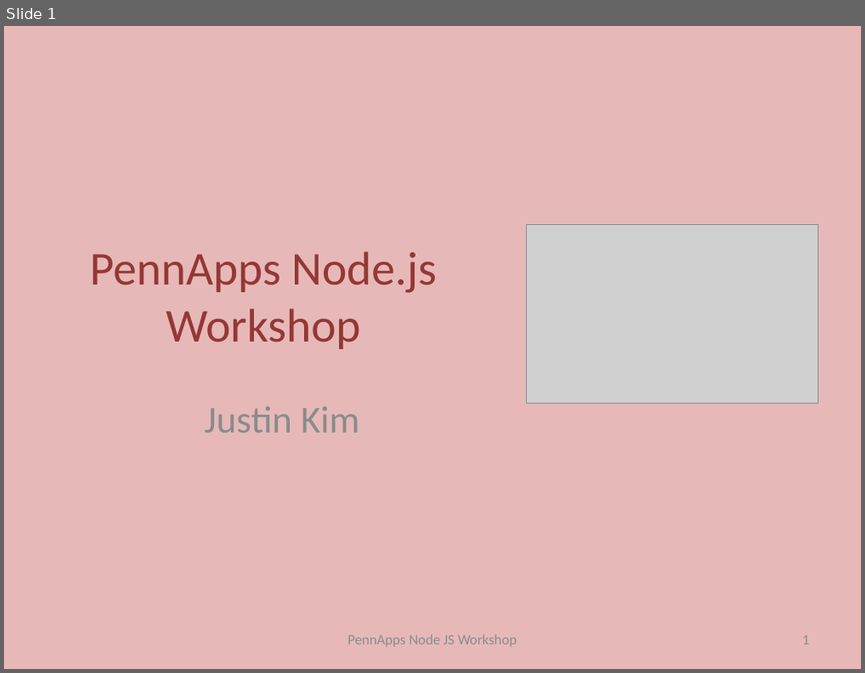
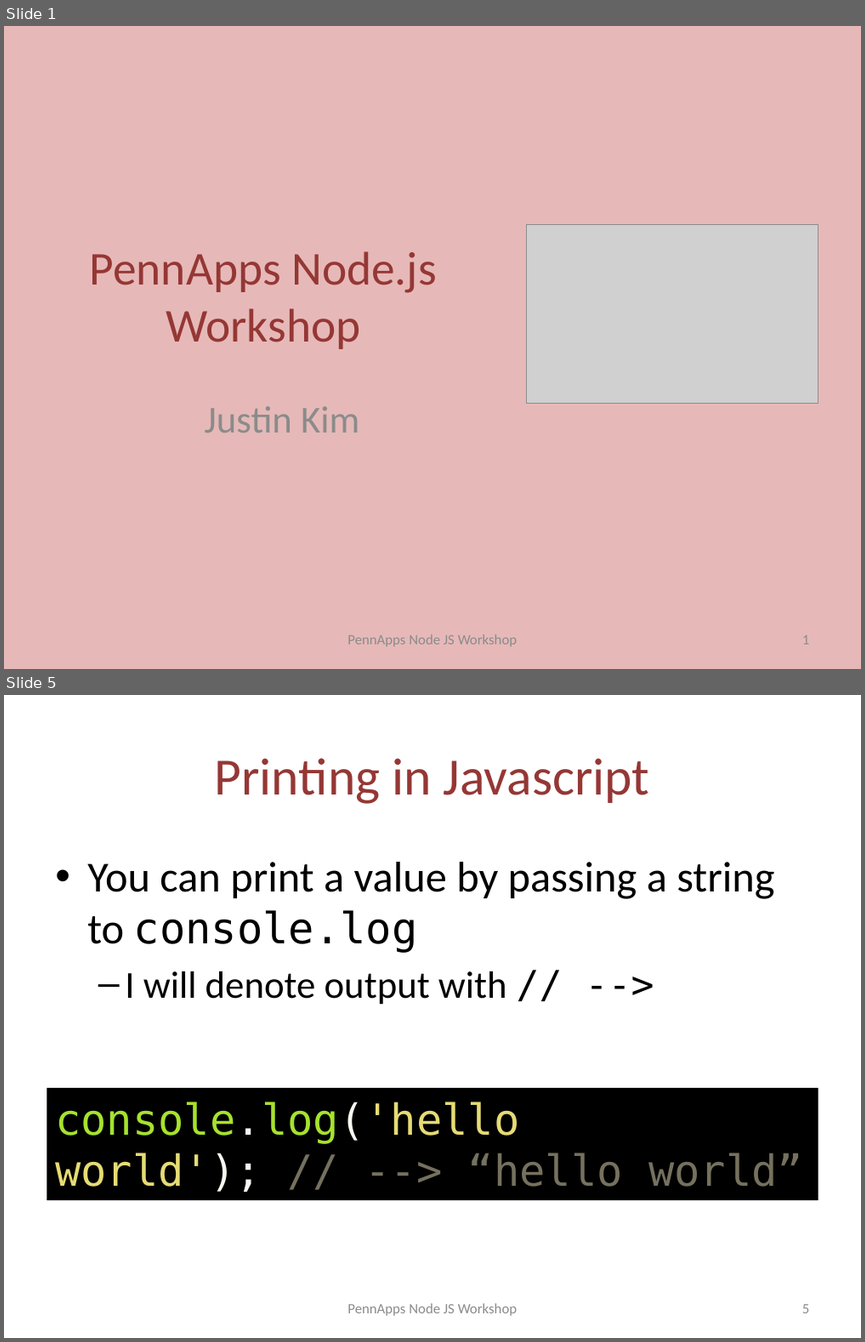
Before and after one commit to jusjmkim/pennapps-nodejs-workshop, a slide deck: pennapps-nodejs-workshop.pptx. Shown one above the other, each under a label of ours: slide 1 before the commit, slides 1 and 5 after it; the slides between them are not shown. The pictures are 865x673 and 865x1342 pixels, drawn with LibreOffice and Linux fonts; fonts in the diff are those of the drawing; grey boxes stand for pictures. Boxes give left, top, right and bottom in pixels: in the first picture for what was removed or moved away, otherwise in the second. Text is boxed around its words. In the diff, an @@ line names an element or a change of style, - is before the commit and + after.

```diff
--- a/pennapps-nodejs-workshop.pptx
+++ b/pennapps-nodejs-workshop.pptx
@@ slide 5 added at <box>4,695,861,1338</box>, background #FFFFFF @@
@@ title added at <box>215,758,650,804</box>, 44 pt, text #953735 @@
+Printing in Javascript
@@ text added at <box>87,862,774,1004</box>, 36 pt, text #000000 @@
+• You can print a value by passing a string to console.log
+  – I will denote output with // -->
@@ rectangle added at <box>46,1088,818,1200</box>, fill #000000, 36 pt, text #75715E @@
+console.log('hello world'); // --> “hello world”
@@ text added at <box>347,1303,517,1315</box>, 12 pt, text #8C8C8C @@
+PennApps Node JS Workshop
@@ page number added at <box>802,1304,809,1313</box>, 12 pt, text #8C8C8C @@
+5
```
Also in this commit, not shown: 1 slide changed, 19 other slides added, 6 other files.
